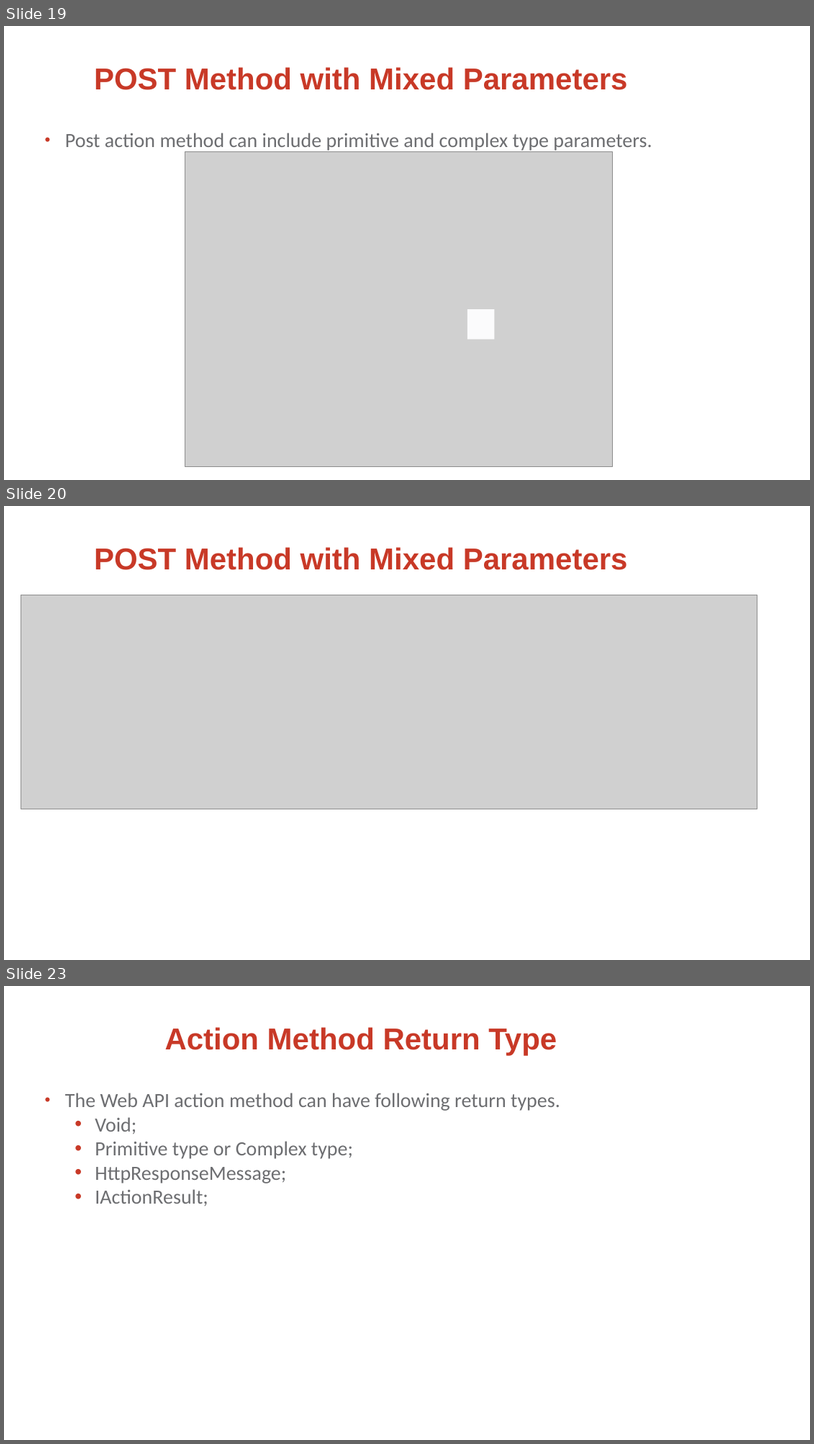
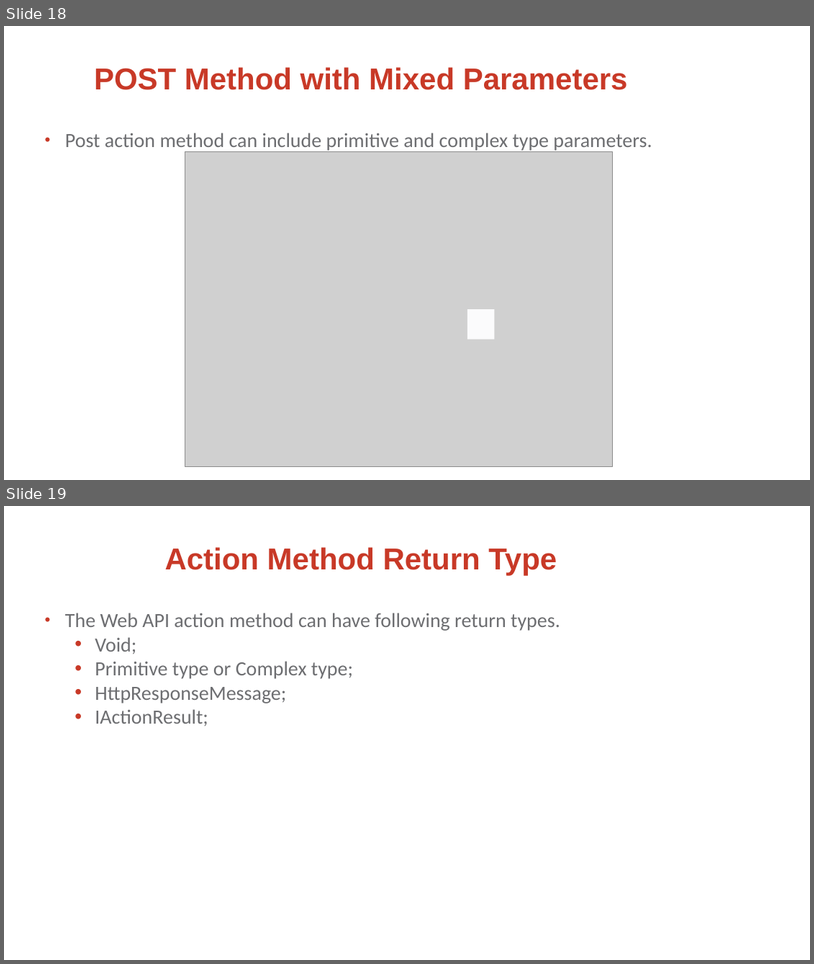
Before and after one commit to KestutisMatavicius/NRD_Akademija_2018_Pavasaris_Kaunas, a slide deck: kma_Web_API.pptx. Shown one above the other, each under a label of ours: slides 19, 20 and 23 before the commit, slides 18 and 19 after it; the slides between them are not shown. The pictures are 814x1444 and 814x964 pixels, drawn with LibreOffice and Linux fonts; fonts in the diff are those of the drawing; grey boxes stand for pictures; background and template pictures are left out. Boxes give left, top, right and bottom in pixels: in the first picture for what was removed or moved away, otherwise in the second. Text is boxed around its words. In the diff, an @@ line names an element or a change of style, - is before the commit and + after.

```diff
--- a/kma_Web_API.pptx
+++ b/kma_Web_API.pptx
@@ slide 20 removed at box(4, 506, 810, 960), background picture (left out) @@
@@ title removed at box(94, 547, 628, 570) @@
-POST Method with Mixed Parameters
@@ picture removed at box(21, 595, 758, 808) @@
@@ what was slide 19 is now slide 18 @@
@@ what was slide 23 is now slide 19 @@
```
Also in this commit, not shown: 8 other slides removed, 6 other files.
